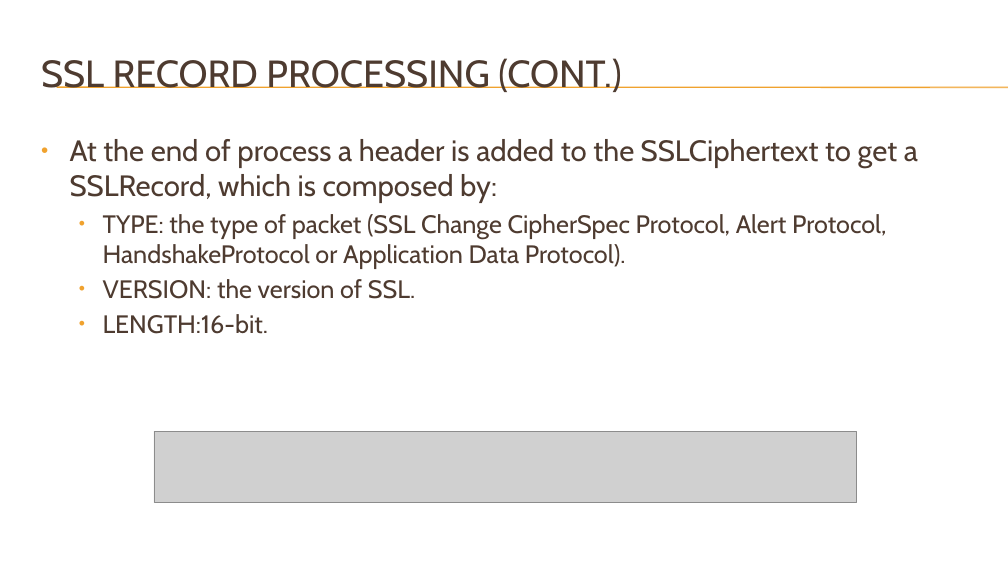
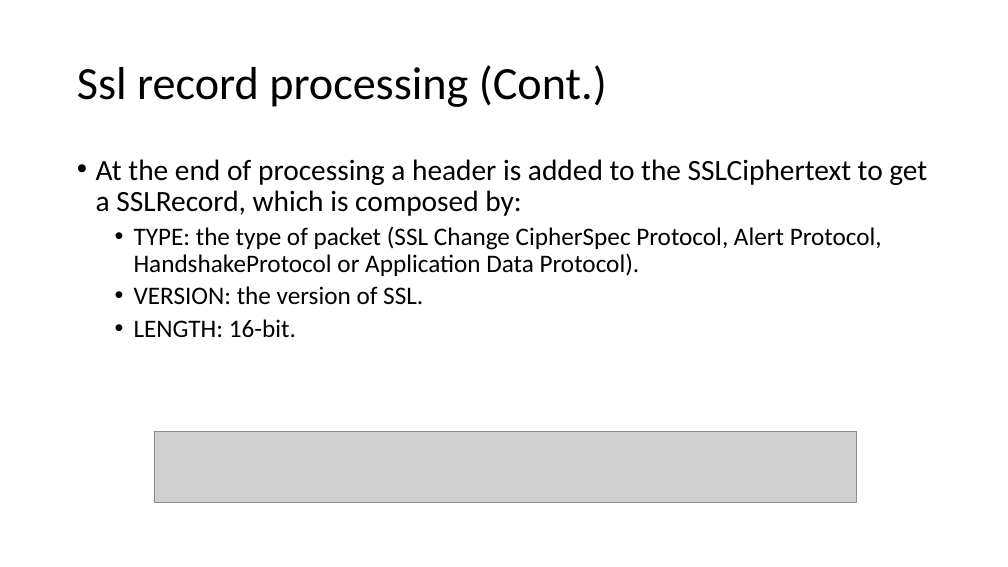
Before and after one commit to DeMaCS-UNICAL/NetworkSecurity, a slide deck: slide 8 of slides/SSL.pptx. Drawn at 1008x567 pixels with LibreOffice and Linux fonts; fonts in the diff are those of the drawing; grey boxes stand for pictures; background and template pictures are left out. Boxes give left, top, right and bottom in pixels: in the first picture for what was removed or moved away, otherwise in the second. Text is boxed around its words. In the diff, an @@ line names an element or a change of style, - is before the commit and + after.

```diff
--- a/slides/SSL.pptx
+++ b/slides/SSL.pptx
@@ line removed from (57, 87) to (1008, 87) @@
@@ line removed from (57, 88) to (1008, 88) @@
@@ title at (x1=77, y1=65, x2=607, y2=107): text changed; size 36 to 44 pt; font Cabin to Calibri; text colour #4E3B30 to #000000 @@
-SSL RECORD PROCESSING (CONT.)
+Ssl record processing (Cont.)
@@ text "At the end of processing ..." moved from (x1=70, y1=139, x2=918, y2=334) to (x1=96, y1=159, x2=927, y2=337) @@
@@ text at (x1=96, y1=159, x2=927, y2=216): text changed; font Cabin to Calibri; text colour #4E3B30 to #000000 @@
-• At the end of process a header is added to the SSLCiphertext to get a SSLRecord, which is composed by:
+• At the end of processing a header is added to the SSLCiphertext to get a SSLRecord, which is composed by:
@@ text at (x1=134, y1=227, x2=882, y2=305): font Cabin to Calibri, text colour #4E3B30 to #000000 in "TYPE: the type of packet (SSL Change ...", "VERSION: the version of SSL."; indent changed; line spacing 1 to 0.9 @@
@@ text at (x1=134, y1=319, x2=296, y2=337): text changed; font Cabin to Calibri; text colour #4E3B30 to #000000 @@
-  • LENGTH:16-bit.
+  • LENGTH: 16-bit.
```
Also in this commit, not shown: 21 other slides changed, 3 slides added.
